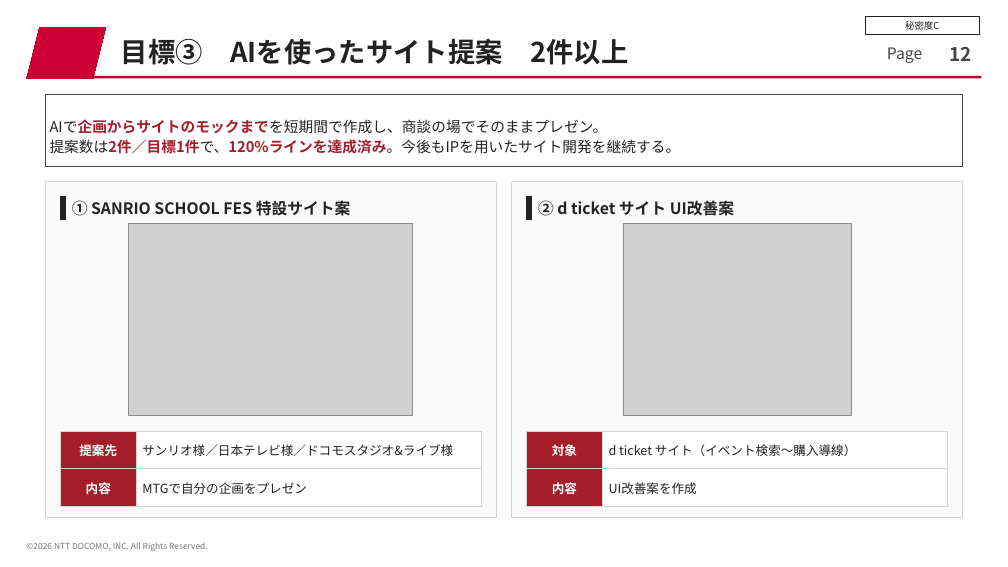
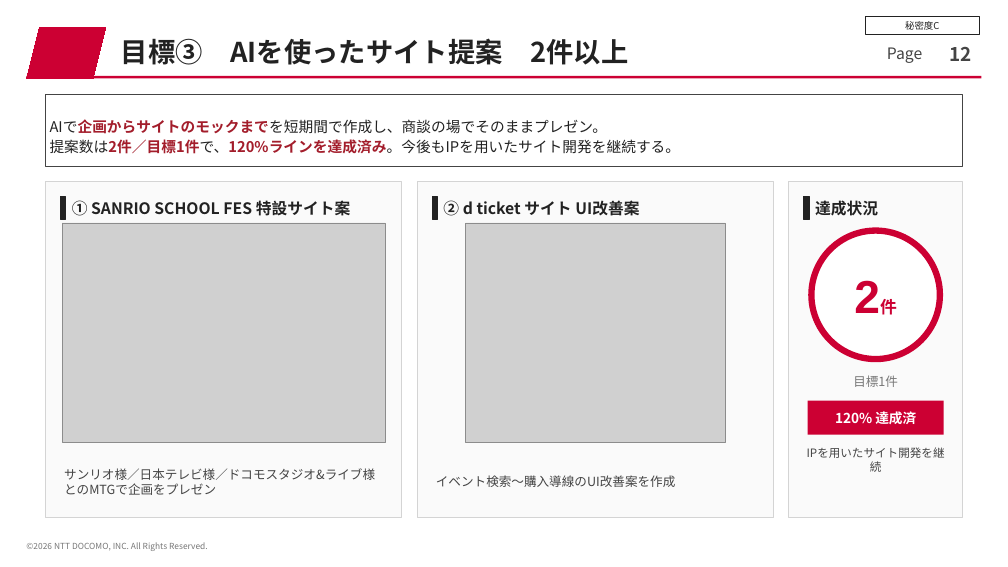
Before and after one commit to keita324/X_check, a slide deck: slide 12 of mokuhyo_sengen_FY26H2.pptx. Drawn at 1008x567 pixels with LibreOffice and Linux fonts; fonts in the diff are those of the drawing; grey boxes stand for pictures. Boxes give left, top, right and bottom in pixels: in the first picture for what was removed or moved away, otherwise in the second. Text is boxed around its words. In the diff, an @@ line names an element or a change of style, - is before the commit and + after.

```diff
--- a/mokuhyo_sengen_FY26H2.pptx
+++ b/mokuhyo_sengen_FY26H2.pptx
@@ rectangle: place and size @@
-rectangle at box(45, 181, 497, 518)
+rectangle at box(45, 181, 402, 518)
@@ rectangle: place and size @@
-rectangle at box(512, 181, 963, 518)
+rectangle at box(417, 181, 774, 518)
@@ rectangle: place and size @@
-rectangle at box(527, 197, 532, 219)
+rectangle at box(433, 197, 438, 219)
@@ text "② d ticket サイト UI改善案": place and size @@
-text "② d ticket サイト UI改善案" at box(538, 200, 734, 216)
+text "② d ticket サイト UI改善案" at box(443, 200, 639, 216)
@@ rectangle added at box(789, 181, 963, 518), fill #FAFAFA, outline #D4D4D4 0.75 pt @@
@@ rectangle added at box(804, 197, 809, 219), fill #222222, outline #222222 1 pt @@
@@ text added at box(815, 200, 878, 216), 15 pt, text #222222, bold @@
+達成状況
@@ picture: place and size @@
-picture at box(129, 223, 413, 416)
+picture at box(62, 223, 385, 442)
@@ picture: place and size @@
-picture at box(623, 223, 851, 416)
+picture at box(466, 223, 725, 442)
@@ ellipse added at box(811, 231, 940, 359), fill #FFFFFF, outline #CC0033 6 pt @@
@@ text added at box(811, 231, 940, 359), 44 pt, text #CC0033, bold @@
+2件
@@ text added at box(853, 375, 898, 387), 12 pt, text #777777 @@
+目標1件
@@ rectangle added at box(808, 401, 944, 435), fill #CC0033, 13 pt, text #FFFFFF, bold @@
+120% 達成済
@@ table removed at box(60, 431, 482, 507), 2 rows, 2 columns @@
-提案先 | サンリオ様／日本テレビ様／ドコモスタジオ&ライブ様
-内容 | MTGで自分の企画をプレゼン
@@ table removed at box(527, 431, 948, 507), 2 rows, 2 columns @@
-対象 | d ticket サイト（イベント検索〜購入導線）
-内容 | UI改善案を作成
@@ text added at box(804, 446, 948, 499), 11 pt, text #444444 @@
+IPを用いたサイト開発を継続
@@ text added at box(64, 468, 375, 495), 12 pt, text #444444 @@
+サンリオ様／日本テレビ様／ドコモスタジオ&ライブ様とのMTGで企画をプレゼン
@@ text added at box(436, 475, 675, 487), 12 pt, text #444444 @@
+イベント検索〜購入導線のUI改善案を作成
```
Also in this commit, not shown: 10 other slides changed.
